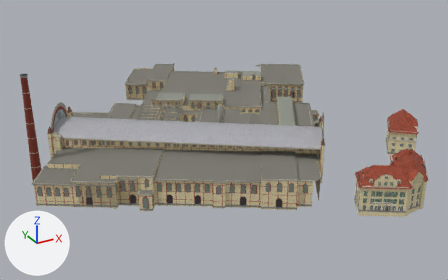
An edit to the glTF model web/public/models/landmarks/schlachthof.glb, drawn before and after from the same camera.
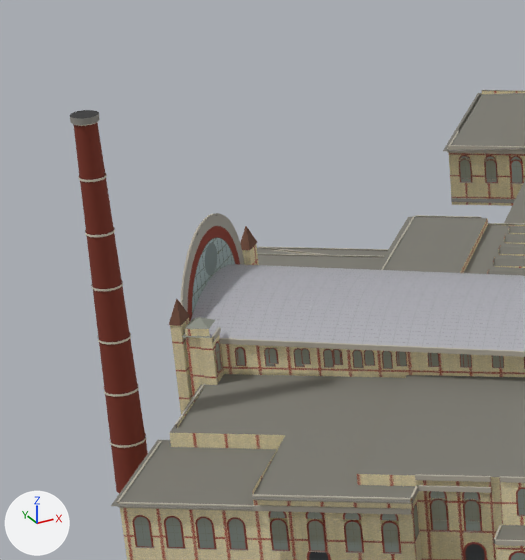
There are two pictures of each version: one whole from a 50 mm camera at (-137.3, -277.1, 132.4) aimed at (4.6, -19.2, 3.4), one close up on the part from 0% to 33% of the width and 15% to 71% of the height. Arrows for +X, +Y and +Z are at lower left; the lights stay in place. The first two pictures are the older version. Where no turn or scale is listed for an object, it has been applied to the vertices. Vertices at exactly the same position are counted once.
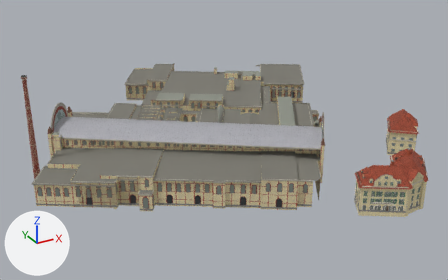
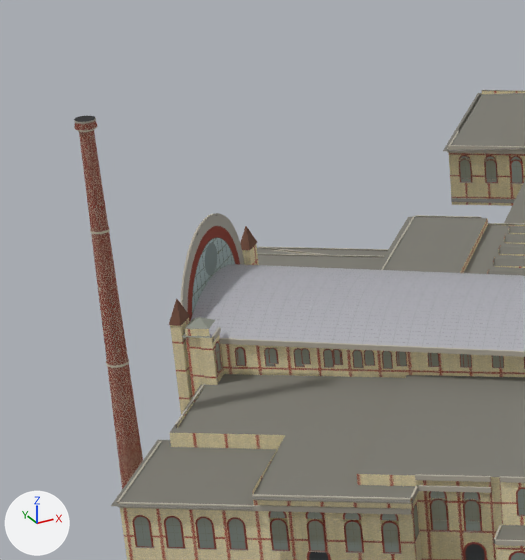
Edits to the bpy script that builds the scene:
```text
Add img_image_10:
    img_image_10 = load_image('Image_10', '_unpacked/Image_10', 512, 512, 'sRGB')
Add mat_chimney:
    mat_chimney = bpy.data.materials.new('chimney')
    # uses the picture img_image_10
Change me_mesh_0:
    used by ob_mesh_0; location = (-96.0, 103.1, -3.1)
    remove me_mesh_0.from_pydata(...)  # 9396 vertices, 7737 faces; spans x 0.0..198.0, y -222.0..0.0, z 0.0..54.0
    add me_mesh_0.from_pydata(...)  # 9364 vertices, 7767 faces; spans x 0.0..198.0, y -222.0..0.0, z 0.0..54.0
    me_mesh_0 part 1: a new loose piece of 32 vertices spanning x 5.0..8.0, y -117.0..-114.0, z 22.0, in mat_flat
    me_mesh_0 part 2: the loose piece of 28 vertices spanning x 4.0..9.0, y -117.0..-113.0, z 18.0 is deleted
    me_mesh_0 part 3: the loose piece of 28 vertices spanning x 4.0..9.0, y -118.0..-113.0, z 11.0 is deleted
    me_mesh_0 part 4: the loose piece of 28 vertices spanning x 5.0..8.0, y -117.0..-114.0, z 46.0 is deleted
    me_mesh_0 part 5: the loose piece of 28 vertices spanning x 5.0..8.0, y -117.0..-113.0, z 32.0 is deleted
    me_mesh_0 part 6: the loose piece of 28 vertices spanning x 4.0..9.0, y -117.0..-113.0, z 25.0 is deleted
    me_mesh_0 part 7: 26 vertices moved within x 5.0..8.0, y -117.0..-114.0, z 4.0..54.0; 144 vertices removed from x 4.0..9.0, y -118.0..-113.0, z 4.0..54.0; 220 vertices added at x 5.0..8.0, y -117.0..-114.0, z 4.0..54.0
    add me_mesh_0.materials.append(mat_chimney)
```

Where the change shows, as pixel boxes [x1, y1, x2, y2] in the close-ups (525 x 560 px; the box of a moved part takes in the faces that stretch with it):
'Mesh_0', reshaped
    before: [70, 90, 525, 560]
    after: [74, 90, 525, 560]
part 1 of me_mesh_0, added
    after: [106, 359, 129, 368]
part 2 of me_mesh_0, deleted
    before: [104, 383, 139, 397]
part 3 of me_mesh_0, deleted
    before: [110, 434, 146, 448]
part 4 of me_mesh_0, deleted
    before: [79, 173, 107, 182]
part 5 of me_mesh_0, deleted
    before: [91, 281, 123, 291]
part 6 of me_mesh_0, deleted
    before: [98, 333, 131, 345]
part 7 of me_mesh_0, moved or reshaped
    before: [70, 110, 148, 494]
    after: [74, 116, 143, 489]
